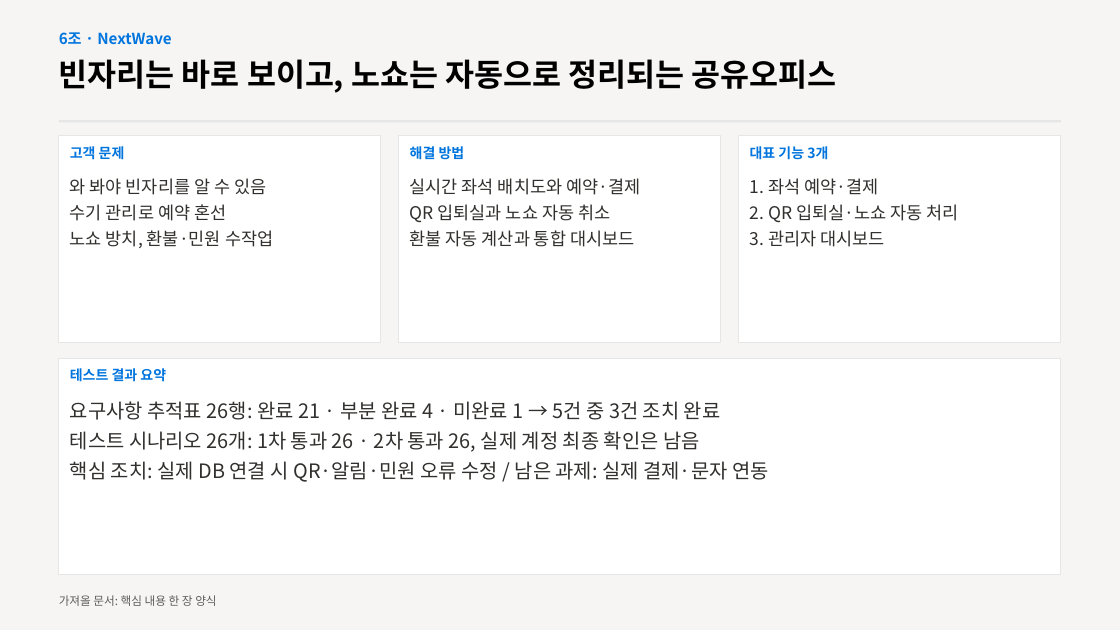
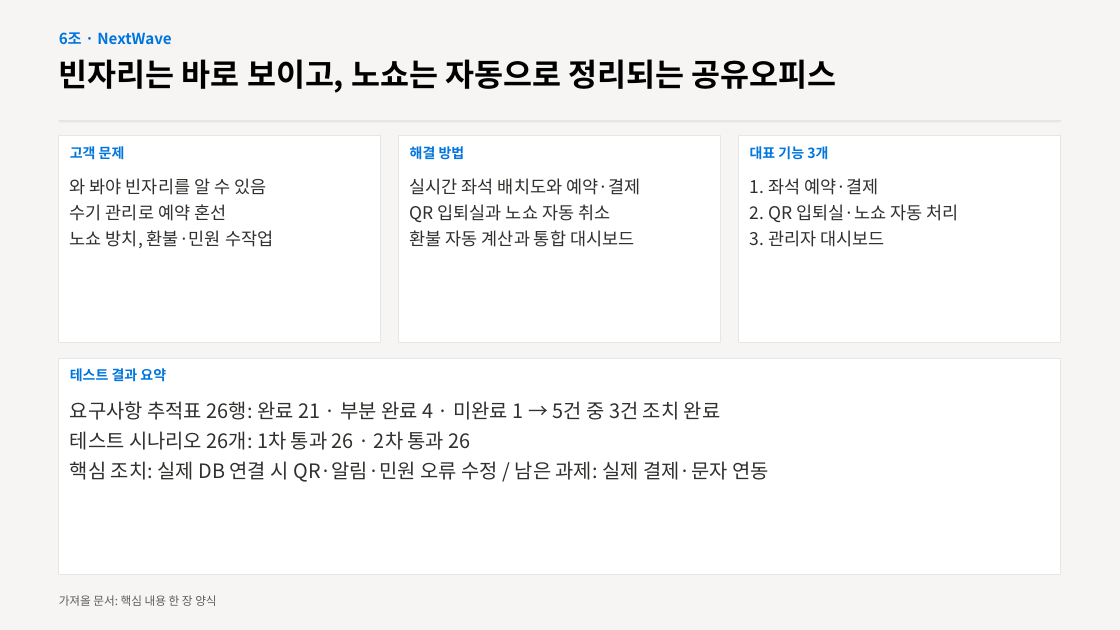
Before and after one commit to dlftjd6623-coder/nextwave, a slide deck: slide 2 of docs/발표자료_6조.pptx. Drawn at 1120x630 pixels with LibreOffice and Linux fonts; fonts in the diff are those of the drawing. Boxes give left, top, right and bottom in pixels: in the first picture for what was removed or moved away, otherwise in the second. Text is boxed around its words. In the diff, an @@ line names an element or a change of style, - is before the commit and + after.

```diff
--- a/docs/발표자료_6조.pptx
+++ b/docs/발표자료_6조.pptx
@@ text at <box>70,431,471,450</box>: text changed @@
-테스트 시나리오 26개: 1차 통과 26 · 2차 통과 26, 실제 계정 최종 확인은 남음
+테스트 시나리오 26개: 1차 통과 26 · 2차 통과 26
```
Also in this commit, not shown: 2 other slides changed.
